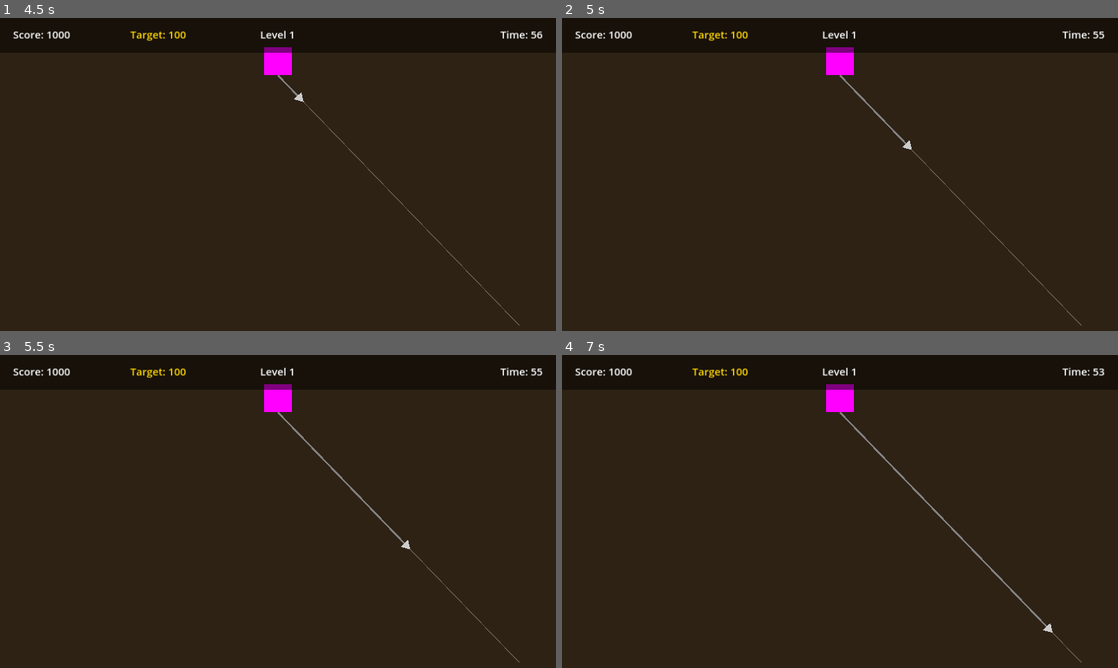
Above: before the commit, frames 1-4 (two rows, left to right).
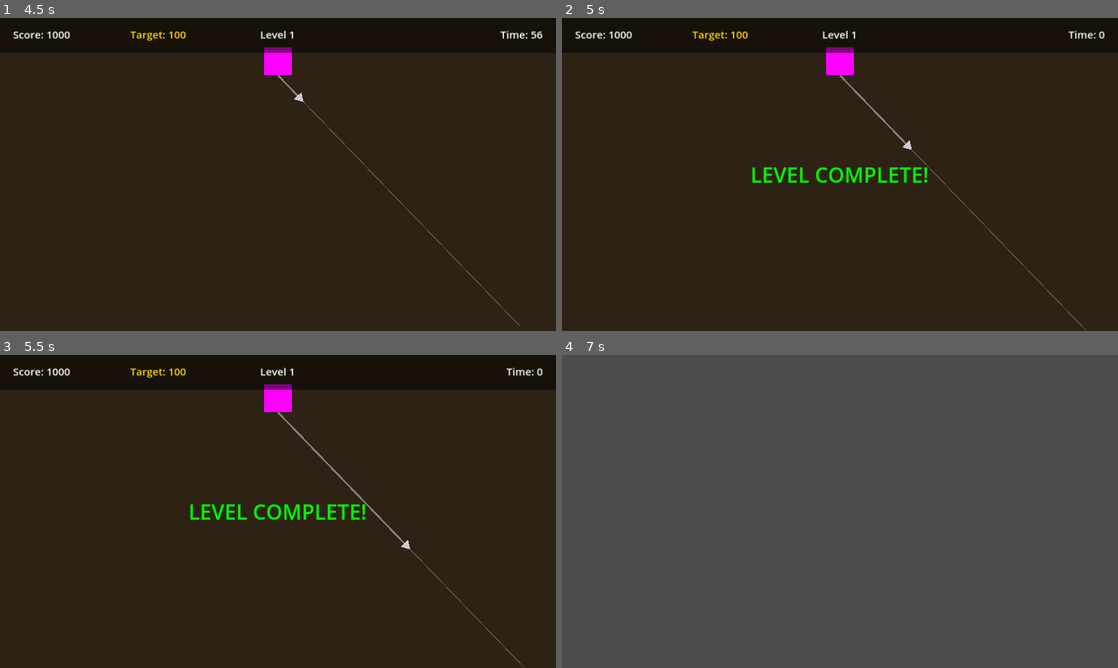
Above: after the commit, the same moments.

Repository: guige8211/GoldMiner
Game: Godot game, scene res://scenes/Level.tscn
The game is run twice, just before and just after one commit, with the same random seed, the same clock (stepped at 60 frames per second) and the same inputs.
Inputs:
- Up to frame 1 (4.5 s): tap Enter (ui_accept) at 0.5, 0.77, 1.52, 2.75, 3.02, 3.77 s; tap K (gm_collect_all) at 0.6, 2.1, 3.6 s; hold Down 1.28-2.03 s; tap Space at 1.35, 2.85, 4.35 s; hold Down from 3.53 s (still down); tap T (gm_time_skip, bound only after the commit) at 4.15 s
- Up to frame 2 (5 s): keep holding Down; tap Enter (ui_accept) at 4.52 s
- Up to frame 3 (5.5 s): keep holding Down; tap K (gm_collect_all) at 5.1 s
- Up to frame 4 (7 s): tap Enter (ui_accept) at 5.75, 6.02, 6.5, 6.77 s; release Down at 5.78 s; tap Space at 5.85 s; tap K (gm_collect_all) at 6.6 s

Frame 1 is identical in both runs. In frame 2, 0.9% of the frame differs, in the area x 34-98%, y 4-100%; in frame 3, 0.9%; in frame 4, 100%, in the area x 0-100%, y 0-100%.

Commit message:
Fix AimLine alignment and add GM Time Skip tool

Diff:
--- a/project.godot
+++ b/project.godot
@@ -40,6 +40,11 @@
 
 [input]
 
+gm_time_skip={
+"deadzone": 0.5,
+"events": [Object(InputEventKey,"resource_local_to_scene":false,"resource_name":"","device":-1,"window_id":0,"alt_pressed":false,"shift_pressed":false,"ctrl_pressed":false,"meta_pressed":false,"pressed":false,"keycode":0,"physical_keycode":84,"key_label":0,"unicode":116,"location":0,"echo":false,"script":null)
+]
+}
 gm_collect_all={
 "deadzone": 0.5,
 "events": [Object(InputEventKey,"resource_local_to_scene":false,"resource_name":"","device":-1,"window_id":0,"alt_press …(192 unchanged characters)…
--- a/scripts/Level.gd
+++ b/scripts/Level.gd
@@ -38,6 +38,13 @@
 func _process(_delta: float) -> void:
 	if Input.is_action_just_pressed("gm_collect_all") or Input.is_key_pressed(KEY_K):
 		_gm_collect_all()
+	if Input.is_action_just_pressed("gm_time_skip") or Input.is_key_pressed(KEY_T):
+		_gm_time_skip()
+
+func _gm_time_skip() -> void:
+	if GameManager.is_in_level:
+		print("GM: Skipping time to 0!")
+		GameManager.time_left = 0.1 # Very close to 0 to let the next tick finish it normally
 
 func _gm_collect_all() -> void:
 	var items_root = get_node_or_null("ItemsRoot")
--- a/scripts/player/Hook.gd
+++ b/scripts/player/Hook.gd
@@ -84,10 +84,11 @@
 	if line_node:
 		line_node.points = [Vector2.ZERO, tip_pos]
 
-	# Keep AimLine pointing correctly regardless of length
+	# Fix AimLine offset: The rope starts at (0,0), tip defaults at (0,50).
+	# The AimLine should start exactly where the tip is and point downwards.
 	var aim_line = get_node_or_null("AimLine")
 	if aim_line and current_state == HookState.SWINGING:
-		aim_line.points = [Vector2.ZERO, dir * 800.0]
+		aim_line.points = [tip_pos, Vector2.DOWN * 1200.0]
 
 func fire() -> void:
 	if current_state == HookState.SWINGING:
Binary file added: game_screenshot_final8.png
Not shown, added: patch_hook_aimline_dynamic.py
Not shown, added: patch_input_gm2.py
Not shown, added: patch_level_gm2.py
Not shown, added: python_push_hookfix.py
Not shown, added: screenshot_verify2.js
Not shown, added: temp_test5.js
